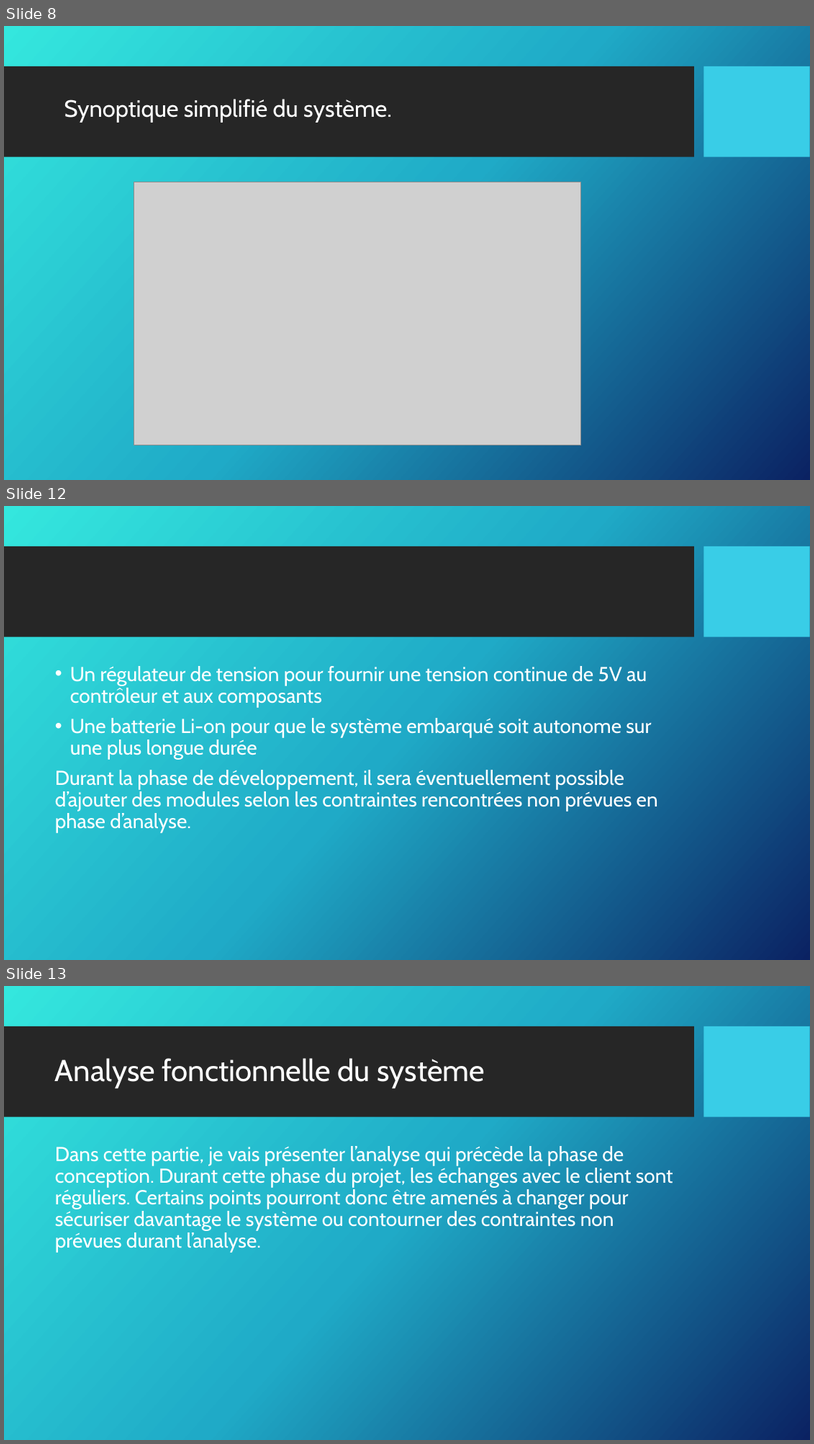
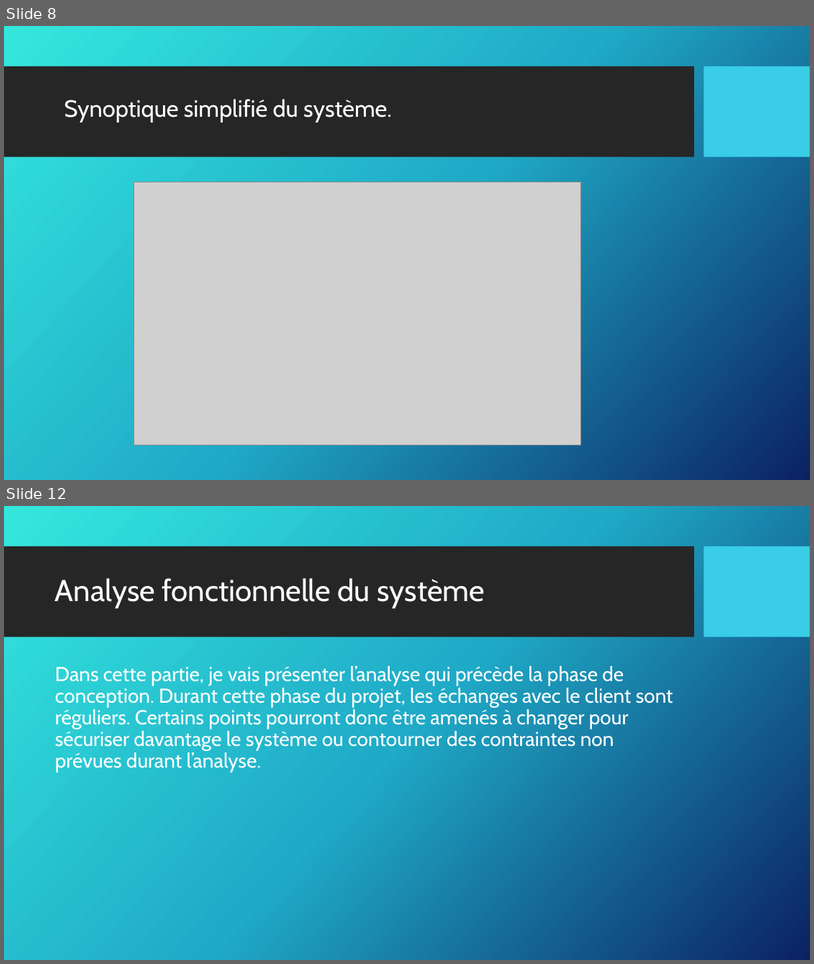
Before and after one commit to vincentsn2/Projet_BTS_Tracking_GPS, a slide deck: Diagramme/Arthur/revueArthurBRICE1.pptx. Shown one above the other, each under a label of ours: slides 8, 12 and 13 before the commit, slides 8 and 12 after it; the slides between them are not shown. The pictures are 814x1444 and 814x964 pixels, drawn with LibreOffice and Linux fonts; fonts in the diff are those of the drawing; grey boxes stand for pictures; background and template pictures are left out. Boxes give left, top, right and bottom in pixels: in the first picture for what was removed or moved away, otherwise in the second. Text is boxed around its words. In the diff, an @@ line names an element or a change of style, - is before the commit and + after.

```diff
--- a/Diagramme/Arthur/revueArthurBRICE1.pptx
+++ b/Diagramme/Arthur/revueArthurBRICE1.pptx
@@ slide 12 removed at (4,506,810,960), background picture (left out); not listed: 2 template elements that a slide beside it also shows @@
@@ text removed at (55,666,658,833) @@
-• Un régulateur de tension pour fournir une tension continue de 5V au contrôleur et aux composants
-• Une batterie Li-on pour que le système embarqué soit autonome sur une plus longue durée
-Durant la phase de développement, il sera éventuellement possible d’ajouter des modules selon les contraintes rencontrées non prévues en phase d’analyse.
@@ what was slide 13 is now slide 12 @@
```
Also in this commit, not shown: 26 slides changed, 3 slides added, 15 other slides removed.
